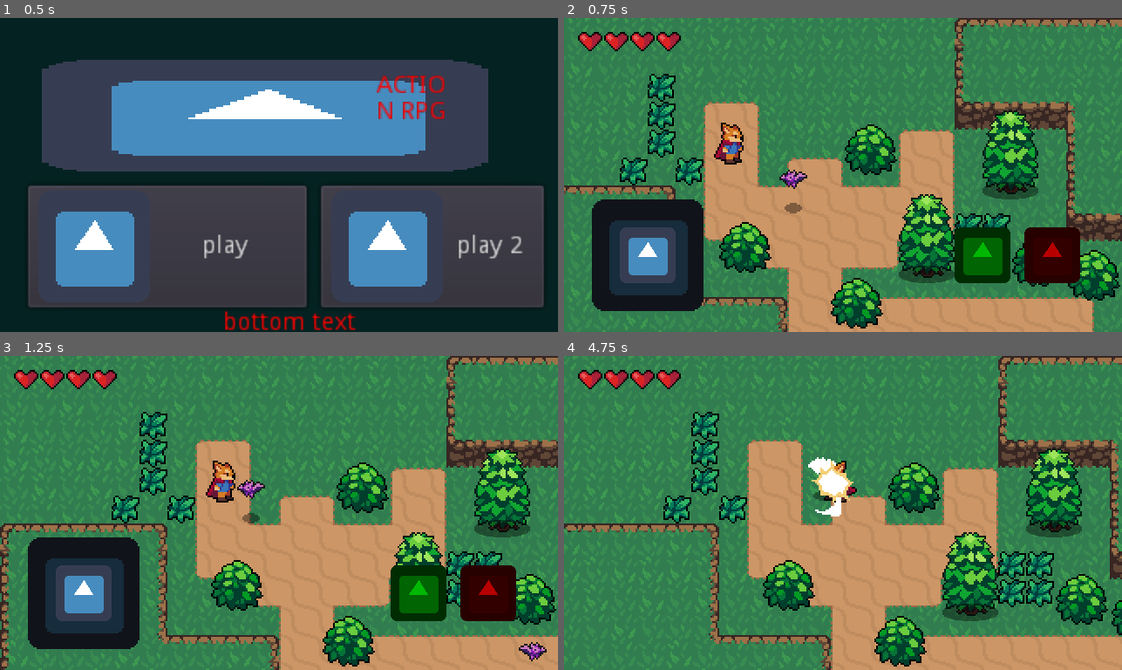
Above: before the commit, frames 1-4 (two rows, left to right).
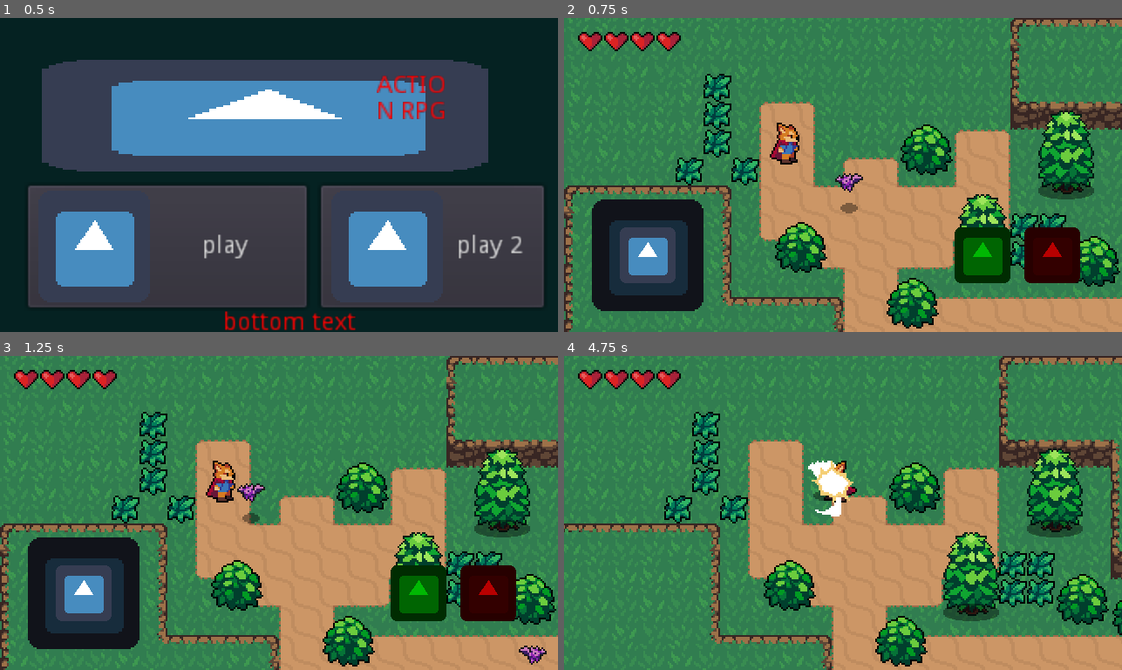
Above: after the commit, the same moments.

Repository: KyleSaki714/Action-RPG-HeartBeast
Game: Godot game, scene res://Title.tscn
Same seed, same stepped clock (60 frames per second), same inputs: the game is played once before the commit and once after it. The engine's default icon, where the game draws it, is replaced by a stand-in: a white triangle on a blue panel in a dark square.
Inputs (mouse positions are in pixels of both pictures, inside the frame that each line leads up to):
- Up to frame 1 (0.5 s): no input
- Up to frame 2 (0.75 s): click "play" at 0.5 s
- Up to frame 3 (1.25 s): no input
- Up to frame 4 (4.75 s): tap Enter at 1.25 s; move the mouse to (965, 497) at 1.27 s; hold Right (ui_right) 1.28-2 s; tap X (attack) at 1.35, 2.85, 4.35 s; click (965, 497) at 1.42 s; drag from (731, 528) to (837, 487) at 2.02 s; move the mouse to (898, 443) at 2.77 s; hold Right (ui_right) 2.78-3.5 s; drag from (815, 575) to (854, 487) at 3.52 s; move the mouse to (1010, 560) at 4.27 s; hold Left (ui_left) from 4.28 s (still down)

Frame 1 is identical in both runs. In frame 2, 35% of the frame differs, in the area x 0-100%, y 0-100%; in frame 3, 0.4%; in frame 4, 6.6%.

Commit message:
added screenshake test

Diff:
--- a/Camera2D.gd
+++ b/Camera2D.gd
@@ -8,3 +8,12 @@
 	limit_left = topLeft.position.x
 	limit_bottom = bottomRight.position.y
 	limit_bottom = bottomRight.position.x
+
+func small_shake():
+	$ScreenShake.start(0.1, 15, 4, 0)
+
+
+
+func _on_Hitbox_area_entered(area):
+	print("shake")
+	small_shake()
--- a/Camera2D.tscn
+++ b/Camera2D.tscn
@@ -1,6 +1,7 @@
-[gd_scene load_steps=2 format=2]
+[gd_scene load_steps=3 format=2]
 
 [ext_resource path="res://Camera2D.gd" type="Script" id=1]
+[ext_resource path="res://UI/ScreenShake.tscn" type="PackedScene" id=2]
 
 [node name="Camera2D" type="Camera2D"]
 position = Vector2( 200, 168 )
@@ -21,3 +22,5 @@
 
 [node name="BottomRight" type="Position2D" parent="Limits"]
 position = Vector2( 448, 256 )
+
+[node name="ScreenShake" parent="." instance=ExtResource( 2 )]
--- a/Enemies/Bat.tscn
+++ b/Enemies/Bat.tscn
@@ -101,6 +101,7 @@
 material = SubResource( 1 )
 frames = SubResource( 7 )
 animation = "Fly"
+frame = 1
 playing = true
 offset = Vector2( 0, -12 )
 
--- a/Player.gd
+++ b/Player.gd
@@ -70,7 +70,7 @@
 			input_vector.x = Input.get_action_strength("ui_right") - Input.get_action_strength("ui_left")
 			input_vector.y = Input.get_action_strength("ui_down") - Input.get_action_strength("ui_up")
 			input_vector = input_vector.normalized()
-			print(input_vector)
+			#print(input_vector)
 
 			if Input.is_action_just_pressed("roll"):
 				state = ROLL
@@ -79,7 +79,7 @@
 				state = ATTACK
 		1: # touch
 			input_vector = joystick.get_value()
-			print(input_vector)
+			#print(input_vector)
 
 	if input_vector != Vector2.ZERO:
 		roll_vector = input_vector
--- /dev/null
+++ b/TestThing.gd
@@ -0,0 +1,4 @@
+extends StaticBody2D
+
+func _ready():
+	pass
--- /dev/null
+++ b/UI/ScreenShake.gd
@@ -0,0 +1,45 @@
+extends Node
+# https://www.codingkaiju.com/tutorials/screen-shake-in-godot-the-best-way/
+
+const TRANS = Tween.TRANS_SINE
+const EASE = Tween.EASE_IN_OUT
+
+var amplitude = 0 # how far from the center the camera will move
+var priority = 0 # priority is to take larger exposions rather than smaller ones
+
+onready var camera = get_parent()
+
+func start(duration = 0.2, frequency = 15, amplitude = 16, priority = 0):
+	if (priority >= self.priority):
+		self.priority = priority
+		self.amplitude = amplitude
+
+		$Duration.wait_time = duration # how long shake will last in seconds
+		$Frequency.wait_time = 1 / float(frequency)
+		$Duration.start()
+		$Frequency.start()
+
+		_new_shake()
+
+func _new_shake():
+	var rand = Vector2()
+	rand.x = rand_range(-amplitude, amplitude)
+	rand.y = rand_range(-amplitude, amplitude)
+
+	$ShakeTween.interpolate_property(camera, "offset", camera.offset, rand, $Frequency.wait_time, TRANS, EASE)
+	$ShakeTween.start()
+
+func _reset():
+	$ShakeTween.interpolate_property(camera, "offset", camera.offset, Vector2(), $Frequency.wait_time, TRANS, EASE)
+	$ShakeTween.start()
+
+	priority = 0
+
+
+func _on_Frequency_timeout():
+	_new_shake()
+
+
+func _on_Duration_timeout():
+	_reset()
+	$Frequency.stop()
--- /dev/null
+++ b/UI/ScreenShake.tscn
@@ -0,0 +1,14 @@
+[gd_scene load_steps=2 format=2]
+
+[ext_resource path="res://UI/ScreenShake.gd" type="Script" id=1]
+
+[node name="ScreenShake" type="Node"]
+script = ExtResource( 1 )
+
+[node name="ShakeTween" type="Tween" parent="."]
+
+[node name="Frequency" type="Timer" parent="."]
+
+[node name="Duration" type="Timer" parent="."]
+[connection signal="timeout" from="Frequency" to="." method="_on_Frequency_timeout"]
+[connection signal="timeout" from="Duration" to="." method="_on_Duration_timeout"]
--- a/World.tscn
+++ b/World.tscn
@@ -13,6 +13,8 @@
 [ext_resource path="res://UI/JoystickArea.tscn" type="PackedScene" id=11]
 [ext_resource path="res://UI/Button.tscn" type="PackedScene" id=12]
 [ext_resource path="res://Button.gd" type="Script" id=13]
+[ext_resource path="res://icon.png" type="Texture" id=15]
+[ext_resource path="res://Hitboxes and Hurtboxes/Hitbox.tscn" type="PackedScene" id=16]
 
 [sub_resource type="TileSet" id=1]
 0/name = "DirtTileset.png 0"
@@ -542,6 +544,8 @@
 } ]
 0/z_index = 0
 
+[sub_resource type="RectangleShape2D" id=56]
+
 [node name="World" type="Node2D"]
 
 [node name="GrassBackground" type="Sprite" parent="."]
@@ -564,7 +568,7 @@
 tile_data = PoolIntArray( -131066, 0, 0, -131065, 0, 1, -131064, 0, 1, -131063, 0, 1, -131062, 0, 1, -131061, 0, 2, -65 …(1141 unchanged characters)…
 
 [node name="Camera2D" parent="." instance=ExtResource( 10 )]
-position = Vector2( 160, 16 )
+position = Vector2( 64, 16 )
 
 [node name="YSort" type="YSort" parent="."]
 
@@ -633,6 +637,20 @@
 
 [node name="Bat2" parent="YSort" instance=ExtResource( 7 )]
 position = Vector2( 224, 144 )
+
+[node name="TestThing" type="Node2D" parent="YSort"]
+position = Vector2( 480, 224 )
+
+[node name="Sprite" type="Sprite" parent="YSort/TestThing"]
+scale = Vector2( 0.375, 0.375 )
+texture = ExtResource( 15 )
+
+[node name="Hitbox" parent="YSort/TestThing" instance=ExtResource( 16 )]
+collision_mask = 4
+damage = 0
+
+[node name="CollisionShape2D2" type="CollisionShape2D" parent="YSort/TestThing/Hitbox"]
+shape = SubResource( 56 )
 
 [node name="CanvasLayer" type="CanvasLayer" parent="."]
 
@@ -681,6 +699,10 @@
 margin_bottom = 92.0
 text = "try again"
 script = ExtResource( 13 )
+__meta__ = {
+"_edit_use_anchors_": false
+}
+[connection signal="area_entered" from="YSort/TestThing/Hitbox" to="Camera2D" method="_on_Hitbox_area_entered"]
 [connection signal="pressed" from="CanvasLayer/TouchControls/BtnAtk" to="YSort/Player" method="_on_BtnAtk_pressed"]
 [connection signal="pressed" from="CanvasLayer/TouchControls/BtnRoll" to="YSort/Player" method="_on_BtnRoll_pressed"]
 [connection signal="button_down" from="CanvasLayer/DeathScreen/Button" to="CanvasLayer/DeathScreen/Button" method="_on_Button_button_down"]
Not shown: 1 places in World.tscn that only renumber resources
